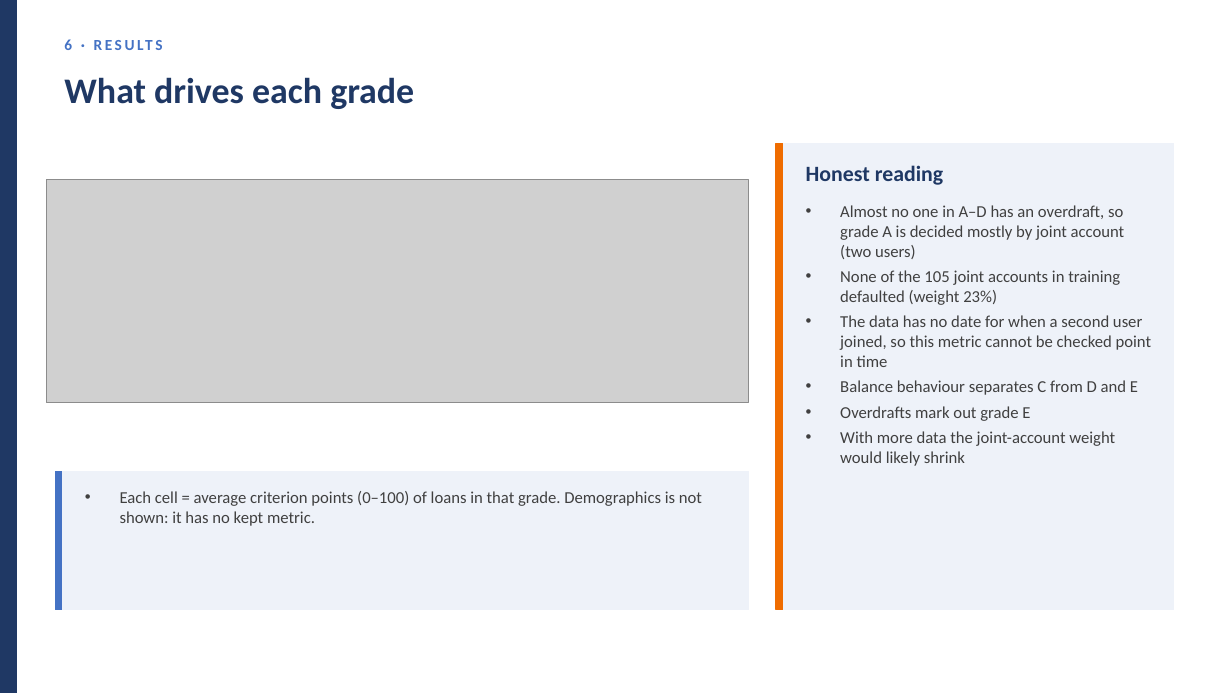
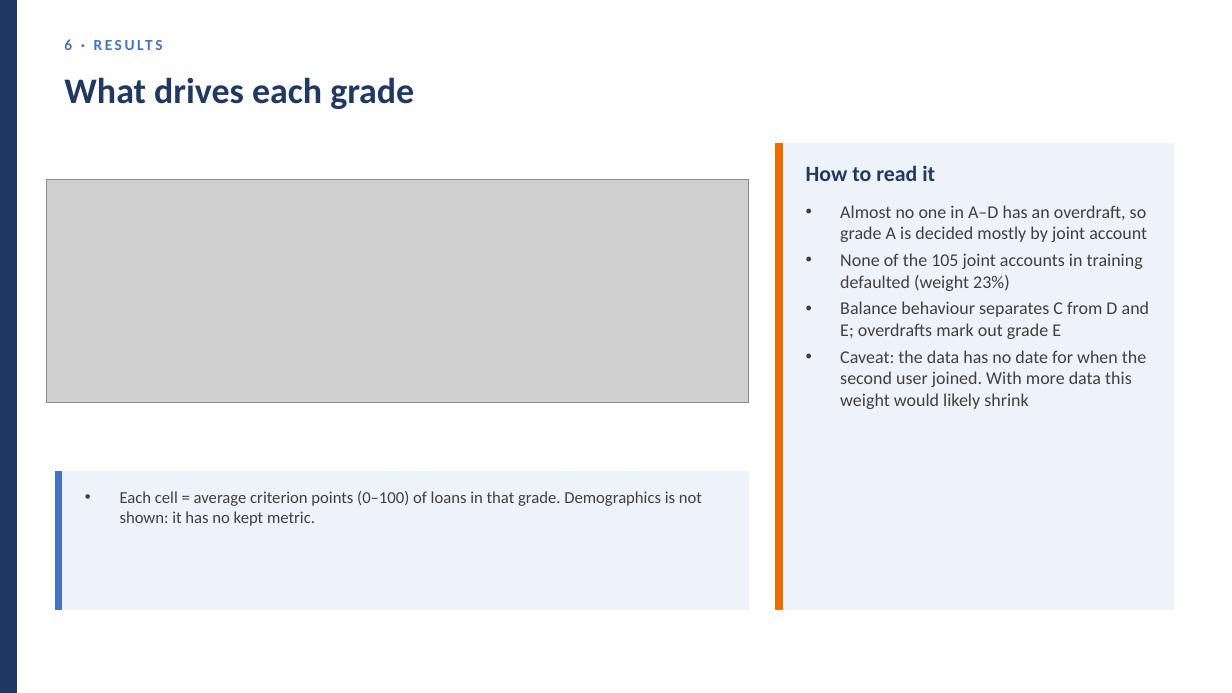
Before and after one commit to huotrithy/da-assignment-risk-scoring, a slide deck: slide 29 of docs/Final_Presentation.pptx (slide 28 before the commit). Drawn at 1232x693 pixels with LibreOffice and Linux fonts; fonts in the diff are those of the drawing; grey boxes stand for pictures. Boxes give left, top, right and bottom in pixels: in the first picture for what was removed or moved away, otherwise in the second. Text is boxed around its words. In the diff, an @@ line names an element or a change of style, - is before the commit and + after.

```diff
--- a/docs/Final_Presentation.pptx
+++ b/docs/Final_Presentation.pptx
@@ text at box(806, 165, 935, 181): text changed @@
-Honest reading
+How to read it
@@ text at box(840, 205, 1147, 242): text changed; size 13 to 14 pt @@
-• Almost no one in A–D has an overdraft, so grade A is decided mostly by joint account (two users)
+• Almost no one in A–D has an overdraft, so grade A is decided mostly by joint account
@@ text at box(840, 253, 1143, 291): size 13 to 14 pt in "None of the 105 joint accounts in ..." @@
@@ text at box(840, 301, 1149, 409): text changed; size 13 to 14 pt @@
-• The data has no date for when a second user joined, so this metric cannot be checked point in time
-• Balance behaviour separates C from D and E
-• Overdrafts mark out grade E
-• With more data the joint-account weight would likely shrink
+• Balance behaviour separates C from D and E; overdrafts mark out grade E
+• Caveat: the data has no date for when the second user joined. With more data this weight would likely shrink
```
Also in this commit, not shown: 25 other slides changed, 1 slide added, 34 other files.
